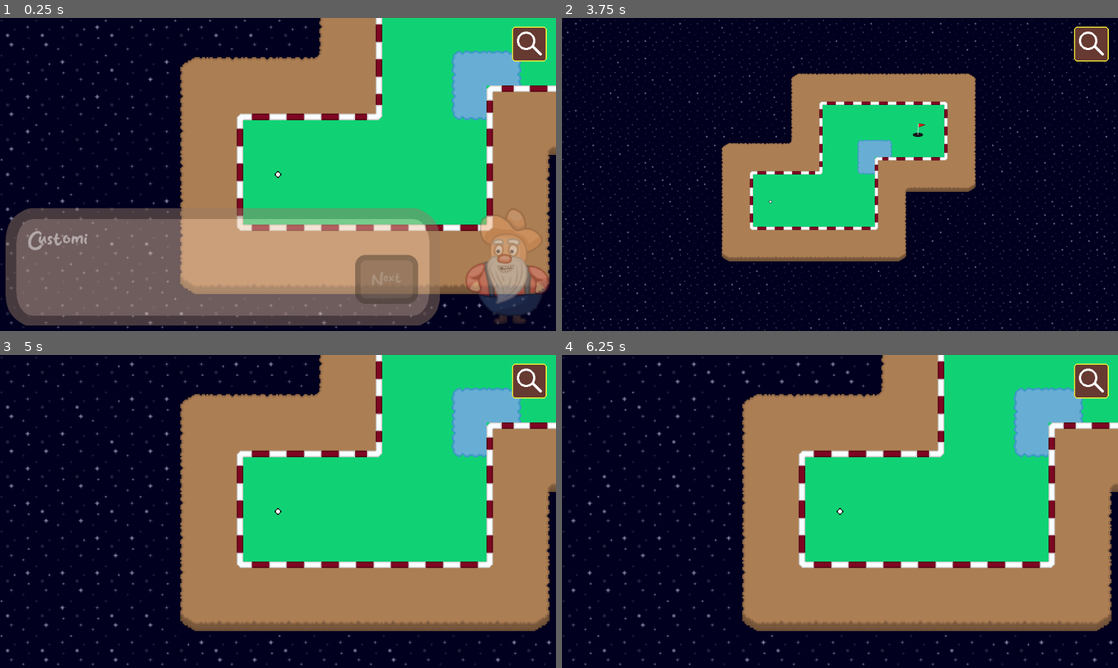
Above: before the commit, frames 1-4 (two rows, left to right).
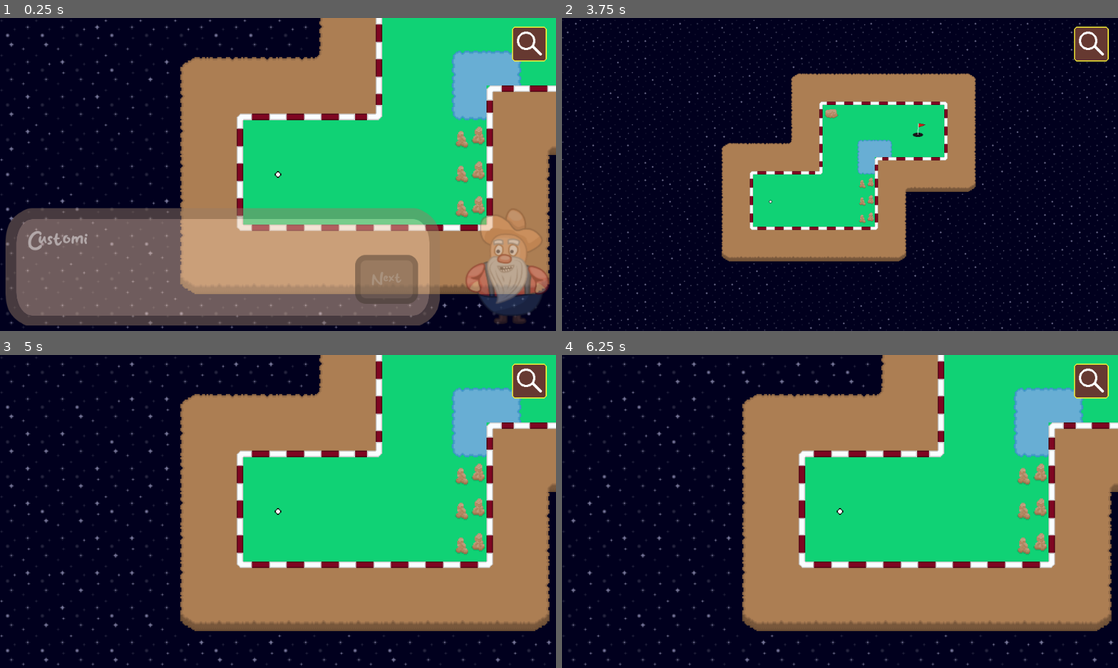
Above: after the commit, the same moments.

Repository: SleepingColossus/rustys-mini-golf
Game: Godot game, scene res://Maps/Map8.tscn
The game is run twice, just before and just after one commit, with the same random seed, the same clock (stepped at 60 frames per second) and the same inputs. The project has no main scene, so this scene is started directly.
Inputs (mouse positions are in pixels of both pictures, inside the frame that each line leads up to):
- Up to frame 1 (0.25 s): no input
- Up to frame 2 (3.75 s): click (1090, 43) at 0.5 s; click "Next" at 1.25 s; click (1090, 43) at 2 s; click (1090, 43) at 2.75 s; move the mouse to (962, 158) at 3.52 s; tap Z (toggle_zoom) at 3.6 s; click (962, 158) at 3.67 s
- Up to frame 3 (5 s): tap Enter at 4.25 s; move the mouse to (166, 527) at 4.27 s; tap Z (toggle_zoom) at 4.35 s; click (166, 527) at 4.42 s
- Up to frame 4 (6.25 s): move the mouse to (895, 442) at 5.02 s; tap Z (toggle_zoom) at 5.1, 5.85 s; click (895, 442) at 5.17 s; tap Space at 5.75 s; move the mouse to (812, 574) at 5.77 s; click (812, 574) at 5.92 s

The runs differ from the first frame. In frame 1, 0.5% of the frame differs, in the area x 81-88%, y 34-64%; in frame 2, 0.2%; in frame 3, 0.5%; in frame 4, 0.5%.
Error in both runs: Invalid access to property or key 'enabled' on a base object of type 'Nil'. (res://UI/Overlay.gd:18)

Commit message:
Update Map8.tscn

Diff:
--- a/Src/Maps/Map8.tscn
+++ b/Src/Maps/Map8.tscn
@@ -42,6 +42,13 @@
 layer_3/y_sort_origin = 0
 layer_3/z_index = 0
 layer_3/tile_data = PackedInt32Array()
+layer_4/name = "Rocks"
+layer_4/enabled = true
+layer_4/modulate = Color(1, 1, 1, 1)
+layer_4/y_sort_enabled = false
+layer_4/y_sort_origin = 0
+layer_4/z_index = 0
+layer_4/tile_data = PackedInt32Array(327695, 65536, 15, 655377, 131072, 15, 720913, 131072, 15, 589841, 131072, 15)
 
 [node name="Background" type="TileMap" parent="."]
 z_index = -1
